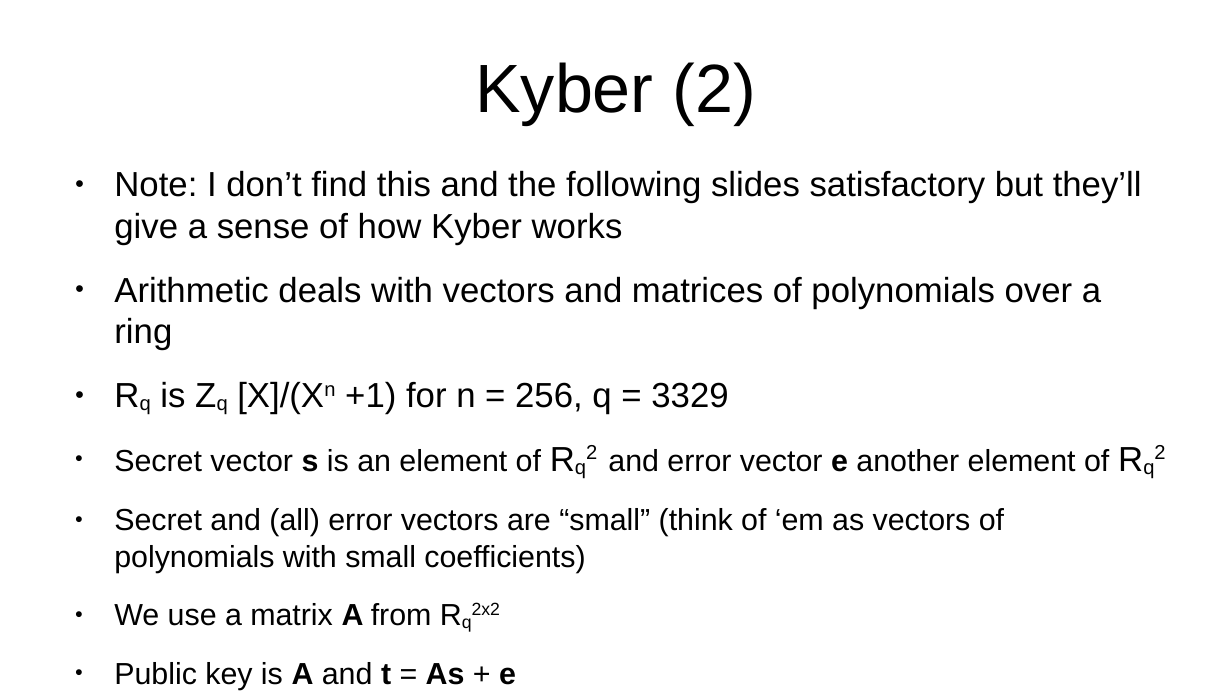
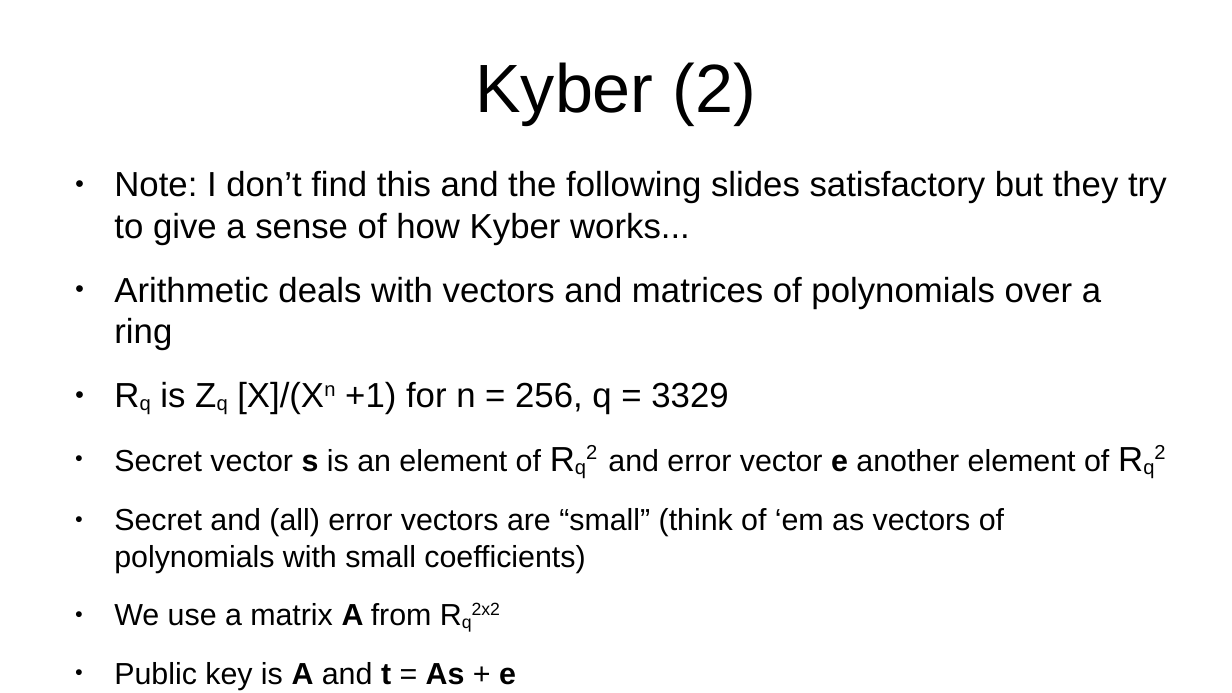
Before and after one commit to sftcd/cs7053, a slide deck: slide 14 of 2023lectures/05-pqc.odp. Drawn at 1232x693 pixels with LibreOffice and Linux fonts; fonts in the diff are those of the drawing. Boxes give left, top, right and bottom in pixels: in the first picture for what was removed or moved away, otherwise in the second. Text is boxed around its words. In the diff, an @@ line names an element or a change of style, - is before the commit and + after.

```diff
--- a/2023lectures/05-pqc.odp
+++ b/2023lectures/05-pqc.odp
@@ text at (114, 170, 1167, 245): text changed @@
-● Note: I don’t find this and the following slides satisfactory but they’ll give a sense of how Kyber works
+● Note: I don’t find this and the following slides satisfactory but they try to give a sense of how Kyber works...
```
Also in this commit, not shown: 9 other slides changed, 2 slides added, 2 slides removed, 8 other files.
